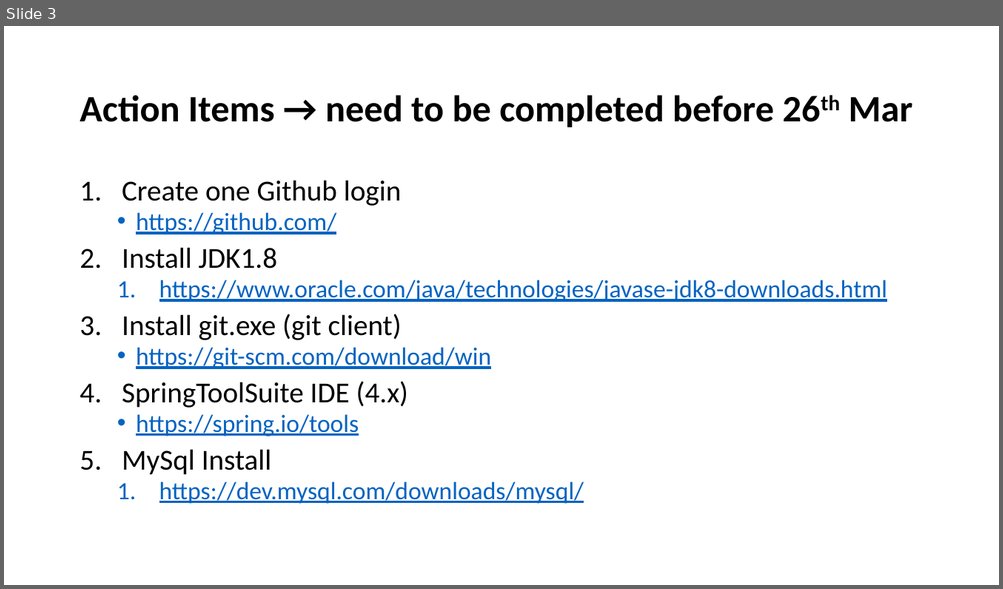
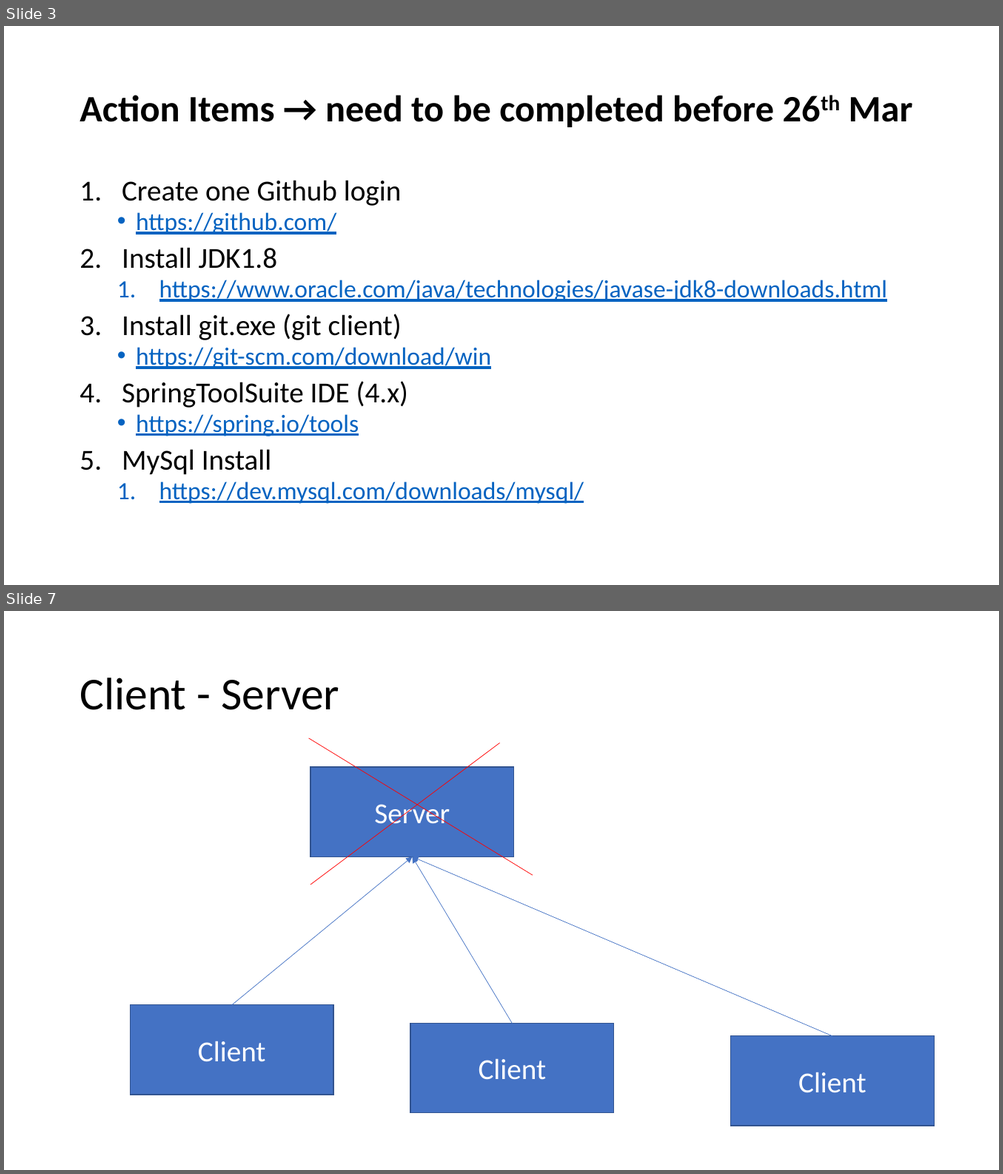
Before and after one commit to Souravpatel/A3_Training, a slide deck: A3 Training - Synchrony.pptx. Shown one above the other, each under a label of ours: slide 3 before the commit, slides 3 and 7 after it; the slides between them are not shown. The pictures are 1003x589 and 1003x1174 pixels, drawn with LibreOffice and Linux fonts; fonts in the diff are those of the drawing. Boxes give left, top, right and bottom in pixels: in the first picture for what was removed or moved away, otherwise in the second. Text is boxed around its words. In the diff, an @@ line names an element or a change of style, - is before the commit and + after.

```diff
--- a/A3 Training - Synchrony.pptx
+++ b/A3 Training - Synchrony.pptx
@@ slide 7 added at (4, 611, 999, 1170), background #FFFFFF @@
@@ title added at (79, 678, 339, 710), 44 pt, text #000000 @@
+Client - Server
@@ line added from (532, 875) to (308, 738), #FF0000 0.5 pt @@
@@ line added from (499, 743) to (310, 885), #FF0000 0.5 pt @@
@@ rectangle added at (310, 768, 515, 857), fill #4472C4, outline #325491 1 pt, 28 pt, text #FFFFFF @@
+Server
@@ arrow added from (232, 1005) to (412, 857), #4472C4 0.5 pt @@
@@ arrow added from (512, 1024) to (412, 857), #4472C4 0.5 pt @@
@@ arrow added from (832, 1037) to (412, 857), #4472C4 0.5 pt @@
@@ rectangle added at (130, 1005, 334, 1095), fill #4472C4, outline #325491 1 pt, 28 pt, text #FFFFFF @@
+Client
@@ rectangle added at (410, 1024, 614, 1113), fill #4472C4, outline #325491 1 pt, 28 pt, text #FFFFFF @@
+Client
@@ rectangle added at (731, 1037, 934, 1126), fill #4472C4, outline #325491 1 pt, 28 pt, text #FFFFFF @@
+Client
```
Also in this commit, not shown: 10 other slides added.
